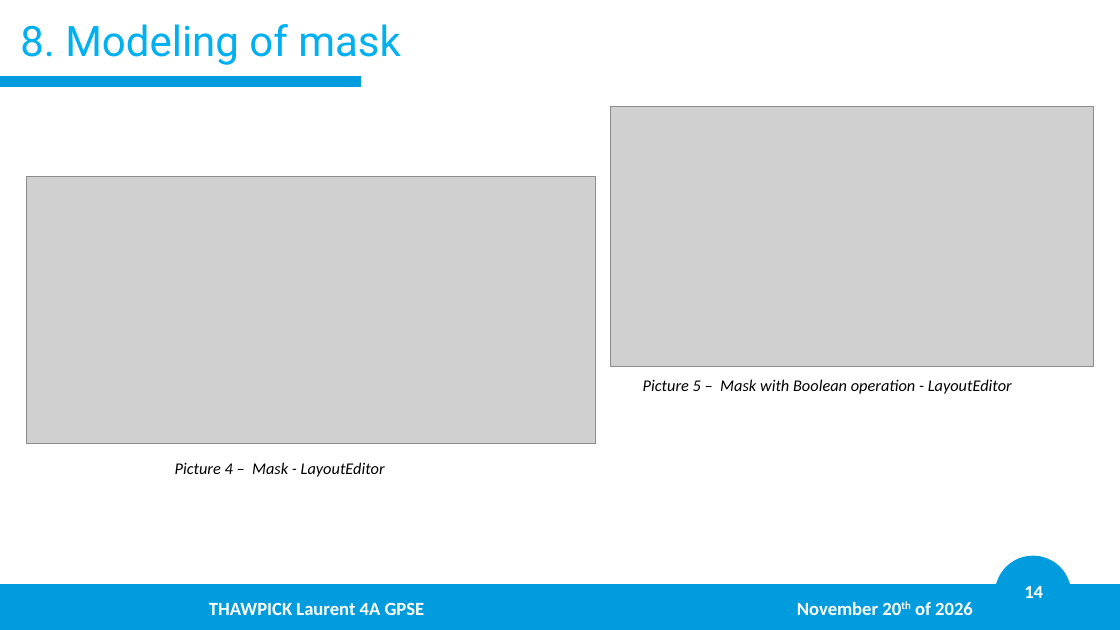
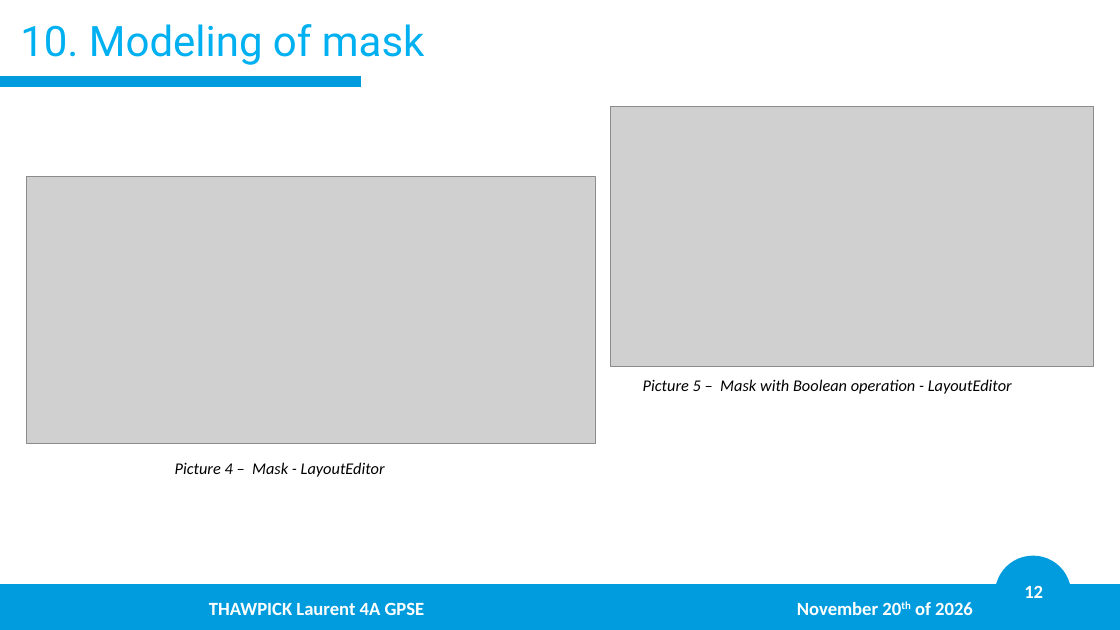
Before and after one commit to LaurentThaw/plasma-tubing, a slide deck: slide 12 of PDR for 20.11.26/PDR.pptx (slide 14 before the commit). Drawn at 1120x630 pixels with LibreOffice and Linux fonts; fonts in the diff are those of the drawing; grey boxes stand for pictures; background and template pictures are left out. Boxes give left, top, right and bottom in pixels: in the first picture for what was removed or moved away, otherwise in the second. Text is boxed around its words. In the diff, an @@ line names an element or a change of style, - is before the commit and + after.

```diff
--- a/PDR for 20.11.26/PDR.pptx
+++ b/PDR for 20.11.26/PDR.pptx
@@ title at (20, 24, 425, 65): text changed @@
-8. Modeling of mask
+10. Modeling of mask
@@ page number at (1024, 585, 1043, 598): text changed @@
-14
+12
```
Also in this commit, not shown: 12 other slides changed, 2 slides removed, 7 other files.
